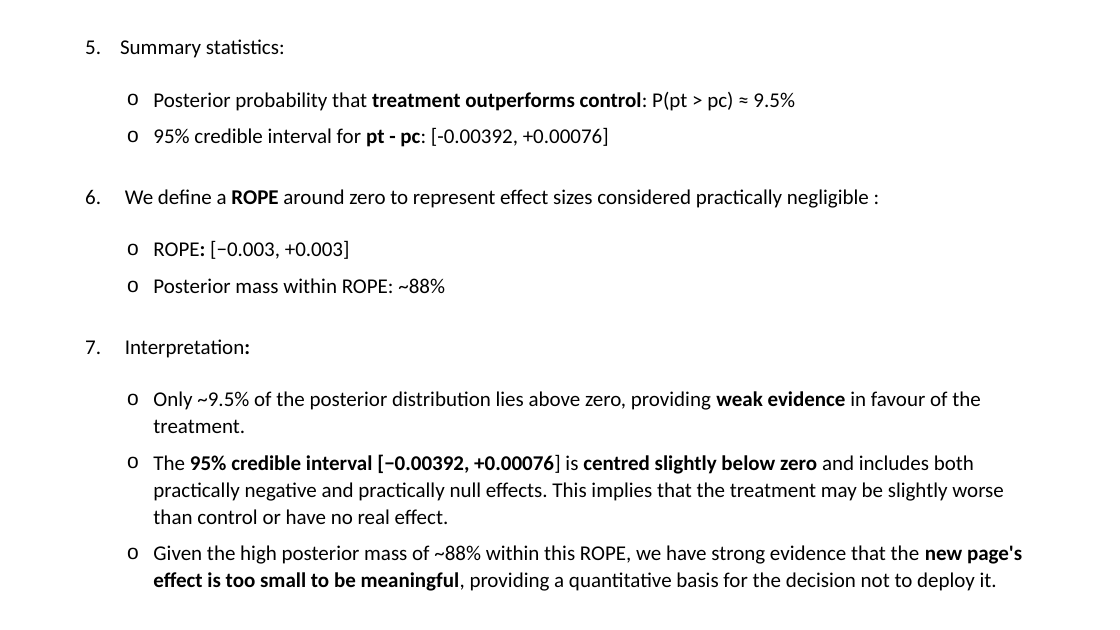
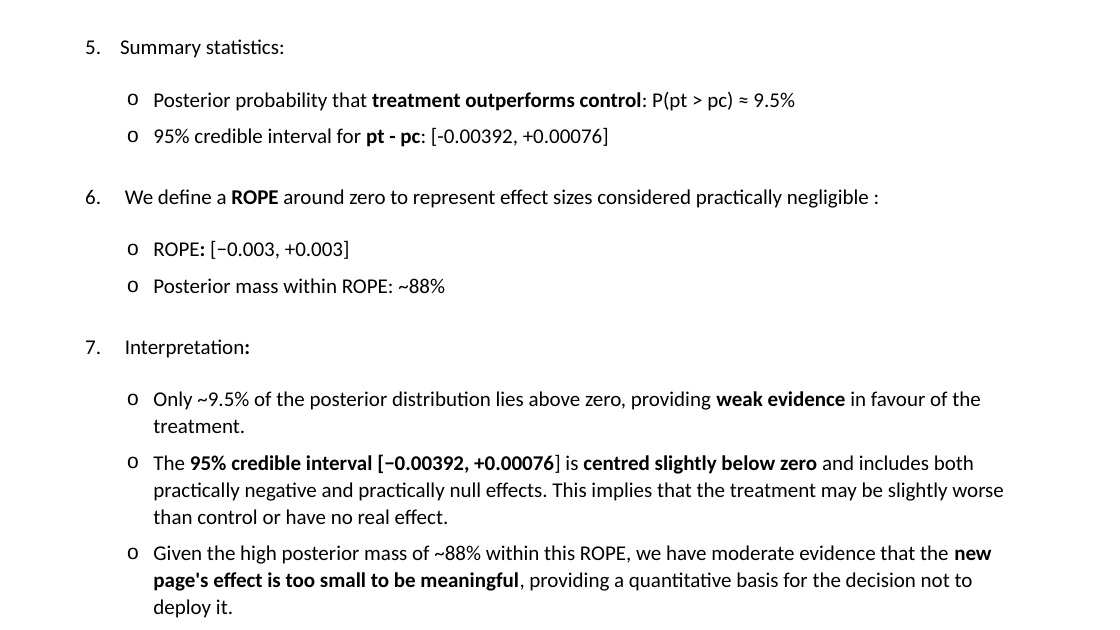
Before and after one commit to BillyGeros94/ab-testing-analysis, a slide deck: slide 8 of presentation/AB Test Presentation.pptx. Drawn at 1120x630 pixels with LibreOffice and Linux fonts; fonts in the diff are those of the drawing. Boxes give left, top, right and bottom in pixels: in the first picture for what was removed or moved away, otherwise in the second. Text is boxed around its words. In the diff, an @@ line names an element or a change of style, - is before the commit and + after.

```diff
--- a/presentation/AB Test Presentation.pptx
+++ b/presentation/AB Test Presentation.pptx
@@ text at <box>153,545,991,591</box>: text changed @@
-  o Given the high posterior mass of ~88% within this ROPE, we have strong evidence that the new page's effect is too small to be meaningful, providing a quantitative basis for the decision not to deploy it.
+  o Given the high posterior mass of ~88% within this ROPE, we have moderate evidence that the new page's effect is too small to be meaningful, providing a quantitative basis for the decision not to deploy it.
```
Also in this commit, not shown: 5 other slides changed, 13 other files.
